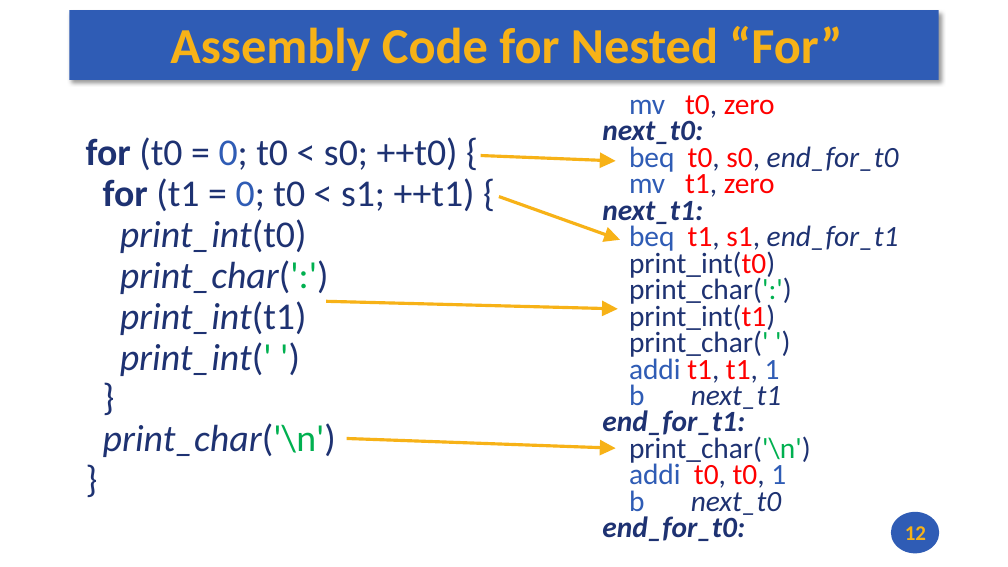
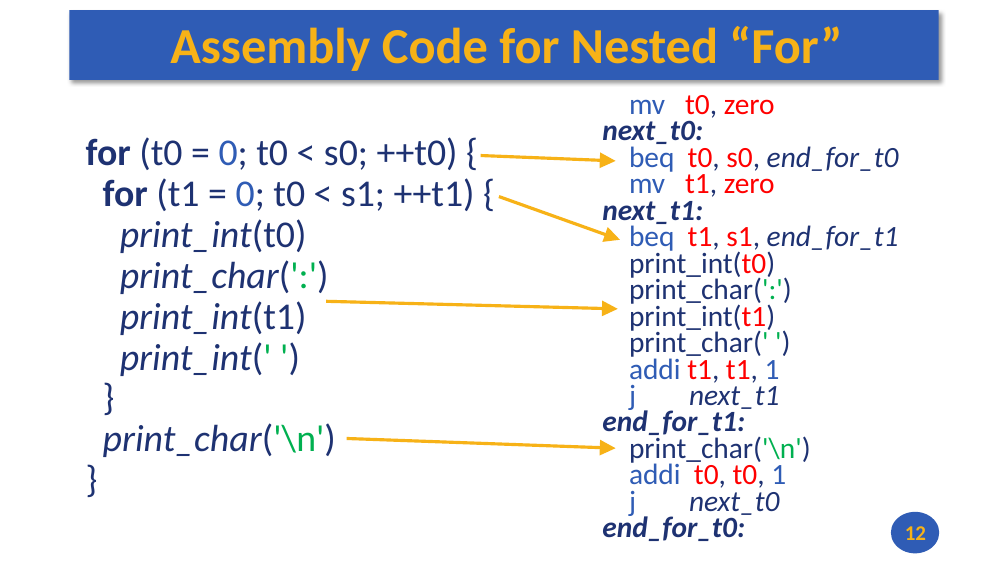
Before and after one commit to andrewt0301/hse-acos-course, a slide deck: slide 12 of docs/part1ca/05_MacrosBranchesArrays/CA_Lecture_05.pptx. Drawn at 1008x567 pixels with LibreOffice and Linux fonts; fonts in the diff are those of the drawing. Boxes give left, top, right and bottom in pixels: in the first picture for what was removed or moved away, otherwise in the second. Text is boxed around its words. In the diff, an @@ line names an element or a change of style, - is before the commit and + after.

```diff
--- a/docs/part1ca/05_MacrosBranchesArrays/CA_Lecture_05.pptx
+++ b/docs/part1ca/05_MacrosBranchesArrays/CA_Lecture_05.pptx
@@ text at (629,381,779,413): text changed @@
-b next_t1
+j next_t1
@@ text at (629,486,779,518): text changed @@
-b next_t0
+j next_t0
```
Also in this commit, not shown: 5 other slides changed, 1 other file.
